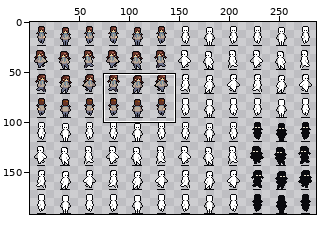
A pixel-art file gets an edit: ART/Jacson/Sprites/Actor1Resize.aseprite. Above, an overview of the earlier version with the close-up marked.
Close-up. As it was:
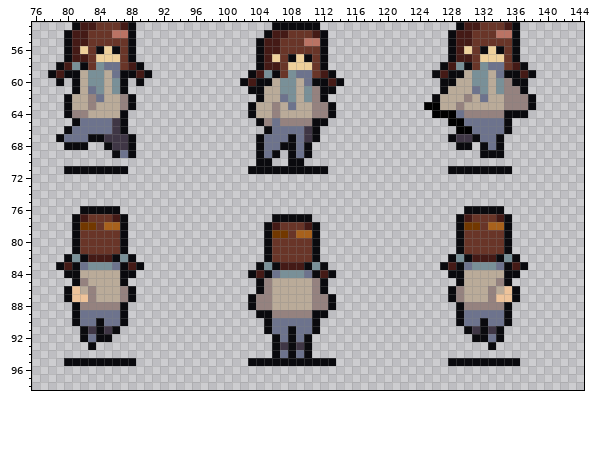
288x192 pixels, 1 frame. Shown: x 76..144, y 53..98. The wide view leaves out empty margins. The commit also changed other parts of the picture, which this record leaves out.
After:
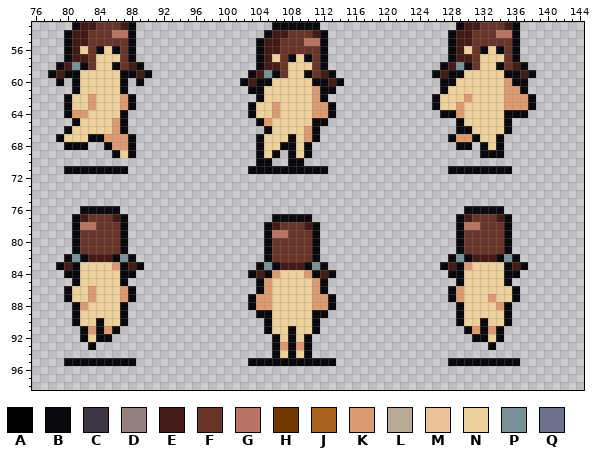
Palette (. is transparent): A #000000  B #0a0a0e  C #3f3645  D #95827f  E #441a16  F #693528  G #ba7364  H #723800  J #a8611c  K #dc9a72  L #baab99  M #eec39a  N #eed09b  P #799098  Q #6d738d
Diff:
Layer "Clothes":
y 58: x 84..86 PQQ -> NNB; x 132..134 PQQ -> NNB
y 59: x 82..86 LPPLQ -> NNNNN; x 108..110 PQQ -> NNB; x 130..134 LPPLQ -> NNNNN
y 60: x 82..86 LPPLP -> NNNNN; x 106..110 LPPLQ -> NNNNN; x 129..135 LLPPLPD -> NNNNNNK
y 61: x 82..86 LQPLP -> NNNNN; x 105..111 LLPPLPD -> NNNNNNK; x 128..136 LLLQPLPDD -> NNNNNNNKK
y 62: x 81..87 LLDQLLD -> NNKNNNK; x 105..111 LLQPLPD -> NNNNNNK; x 127..137 LLLDLQLLDDD -> NNNKNNNNKKK
y 63: x 81..87 LLDLLLD -> NNKNNNK; x 104..112 LLDLQLLDD -> NNKNNNNKK; x 125..137 AALLDLLLLLDDD -> .BNNKNNNNNKKK
y 64: x 81..86 DDLLLL -> KKNNNN; x 104..112 LLDLLLLDD -> NNKNNNNKK; x 126..134 AAAQDDDDD -> .BBKNNNNN
y 65: x 82..86 QQQQC -> NNNNK; x 105..110 DQDDDD -> KNNNNN; x 128..134 AAQQQQQ -> .BNNNNN
y 66: x 81..86 QQQQQC -> NNNNNK; x 106..110 QQQQC -> NNNNK; x 129..134 AAQQQQ -> BBNNNN
y 67: x 80..82 QQQ -> NNN; x 85..87 CCC -> KKK; x 105..107 QQQ -> NNN; x 109..110 QC -> NK; x 129..130 CC -> KK; x 132..133 QQ -> NN
y 68: x 86..87 CC -> KK; x 105..106 QQ -> NN; x 109 Q -> N; x 133 Q -> N
y 69: x 87 Q -> N; x 105 Q -> N; x 109 Q -> N
y 78: x 82..83 HH -> GG; x 85..86 JJ -> FF; x 130..131 HH -> GG; x 133..134 JJ -> FF
y 79: x 106..107 HH -> GG; x 109..110 JJ -> FF
y 83: x 82..86 QPPPQ -> NNNNK; x 130..134 QPPPQ -> KNNNN
y 84: x 82..86 LLLLL -> NNNNN; x 106..110 QPPPQ -> KNNNK; x 130..134 LLLLL -> NNNNN
y 85: x 82..86 DLLLL -> NNNNN; x 105..111 DLLLLLD -> KNNNNNK; x 130..134 LLLLD -> NNNNN
y 86: x 81..87 MLDLLLD -> NNKNNNK; x 105..111 DLLLLLD -> KNNNNNK; x 129..135 DLLLDLM -> KNNNNNN
y 87: x 81..87 MMDLLLD -> NNKNNNK; x 104..112 DDLLLLLDD -> KKNNNNNKK; x 129..135 DLLLDMM -> KNNNKNN
y 88: x 82..86 DDDDD -> KNNNN; x 104..112 DDLLLLLDD -> KKNNNNNKK; x 130..134 DDDDD -> NNNNK
y 89: x 82..86 QQQQQ -> NNNNN; x 106..110 DDDDD -> NNNNN; x 130..134 QQQQQ -> NNNNN
y 90: x 82..83 QQ -> NN; x 85..86 QQ -> NN; x 106..110 QQQQQ -> NNNNN; x 130..131 QQ -> NN; x 133..134 QQ -> NN
y 91: x 83 C -> K; x 85 C -> K; x 106..107 QQ -> NN; x 109..110 QQ -> NN; x 131 C -> K; x 133 C -> K
y 92: x 83 Q -> N; x 107 Q -> N; x 109 Q -> N; x 133 Q -> N
y 93: x 107 C -> K; x 109 C -> K
y 94: x 107 Q -> N; x 109 Q -> N
